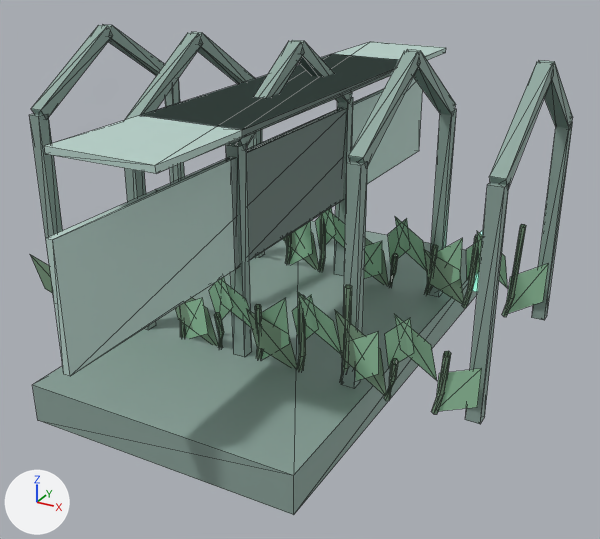
The glTF model public/models/midground/verdant-greenhouse.glb, before and after one commit.
The view is the same before and after, from a camera (50 mm lens) standing at (4.53, -8.15, 5.07) and looking at (0.19, -0.26, 1.12). Every picture has the same lights, and +X, +Y and +Z are marked at lower left. The older version comes first. Mesh edges are drawn as thin lines. Vertices at exactly the same position are counted once.

In view in the first picture: 'Verdant greenhouse and leaf canopy'.
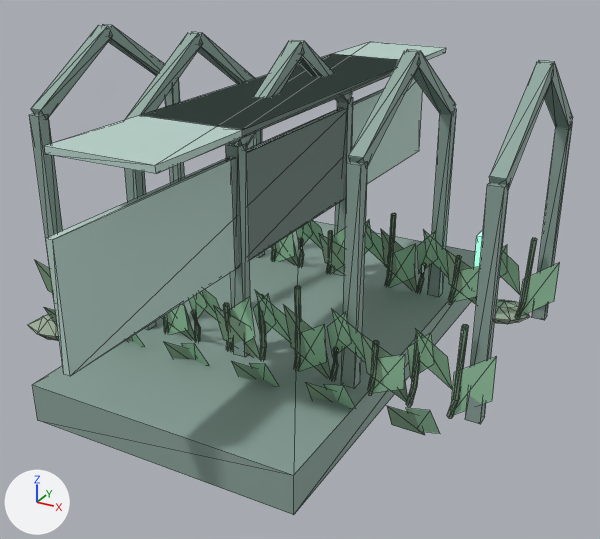
What differs and where, as boxes (x1, y1, x2, y2) in the pictures (600 x 539 px; the box of a moved part takes in the faces that stretch with it):
'Verdant greenhouse and leaf canopy', reshaped
    before: (29, 24, 573, 515)
    after: (28, 24, 573, 515)
part 1 of me_verdant_greenhouse_and_leaf_canopy, added
    after: (406, 333, 423, 407)
part 2 of me_verdant_greenhouse_and_leaf_canopy, moved or reshaped (not visible before)
    after: (447, 324, 469, 418)
part 3 of me_verdant_greenhouse_and_leaf_canopy, added
    after: (448, 255, 461, 304)
part 4 of me_verdant_greenhouse_and_leaf_canopy, added
    after: (515, 238, 537, 319)
part 5 of me_verdant_greenhouse_and_leaf_canopy, rebuilt
    before: (353, 331, 379, 381)
    after: (331, 309, 365, 362)
part 6 of me_verdant_greenhouse_and_leaf_canopy, rebuilt (36% taller)
    before: (437, 368, 482, 411)
    after: (451, 356, 497, 415)
part 7 of me_verdant_greenhouse_and_leaf_canopy, rebuilt (39% narrower, 31% shorter)
    before: (394, 314, 437, 380)
    after: (408, 333, 434, 378)
part 8 of me_verdant_greenhouse_and_leaf_canopy, rebuilt
    before: (286, 221, 312, 264)
    after: (296, 222, 313, 247)
part 9 of me_verdant_greenhouse_and_leaf_canopy, rebuilt
    before: (427, 238, 463, 284)
    after: (423, 230, 448, 277)
part 10 of me_verdant_greenhouse_and_leaf_canopy, rebuilt
    before: (507, 263, 549, 313)
    after: (519, 263, 560, 316)
part 11 of me_verdant_greenhouse_and_leaf_canopy, rebuilt
    before: (477, 231, 508, 289)
    after: (499, 245, 507, 278)
part 12 of me_verdant_greenhouse_and_leaf_canopy, rebuilt
    before: (185, 298, 208, 339)
    after: (168, 303, 189, 334)
part 13 of me_verdant_greenhouse_and_leaf_canopy, rebuilt
    before: (262, 298, 290, 359)
    after: (253, 294, 276, 333)
part 14 of me_verdant_greenhouse_and_leaf_canopy, deleted
    before: (214, 208, 410, 354)
part 15 of me_verdant_greenhouse_and_leaf_canopy, moved or reshaped
    before: (30, 255, 451, 414)
    after: (28, 260, 452, 435)
part 16 of me_verdant_greenhouse_and_leaf_canopy, moved or reshaped
    before: (155, 189, 526, 317)
    after: (271, 213, 530, 324)

Patch to the scene script:
```diff
--- a/public/models/midground/verdant-greenhouse.glb.py
+++ b/public/models/midground/verdant-greenhouse.glb.py
@@ me_verdant_greenhouse_and_leaf_canopy @@
-me_verdant_greenhouse_and_leaf_canopy.from_pydata(...)  # 728 vertices, 872 faces; spans x -2.9..2.78, y -3.89..3.89, z 0.0..3.7
+me_verdant_greenhouse_and_leaf_canopy.from_pydata(...)  # 949 vertices, 1134 faces; spans x -2.86..2.9, y -3.89..3.89, z 0.0..3.7
+# me_verdant_greenhouse_and_leaf_canopy part 1: the loose piece of 18 vertices spanning x 0.69..0.91, y -1.53..-1.21, z 0.36..1.45 is copied, and the copy is scaled about its middle by (0.877, 0.881, 0.887), then moved by (1.27, 0.02, -0.06); it spans x 1.97..2.17, y -1.49..-1.21, z 0.36..1.33
+# me_verdant_greenhouse_and_leaf_canopy part 2: the loose piece of 18 vertices spanning x -1.91..-1.69, y 0.95..1.27, z 0.36..1.68 is scaled about its middle by (0.877, 0.881, 0.883), then moved by (4.31, -2.46, -0.07)
+# me_verdant_greenhouse_and_leaf_canopy part 3: the loose piece of 18 vertices spanning x 1.21..1.43, y 0.96..1.27, z 0.36..1.22 is copied, and the copy is scaled about its middle by (0.877, 0.881, 0.892), then moved by (0.31, 0.02, -0.04); it spans x 1.53..1.73, y 0.99..1.27, z 0.36..1.13
+# me_verdant_greenhouse_and_leaf_canopy part 4: the loose piece of 18 vertices spanning x 2.25..2.47, y 0.95..1.27, z 0.36..1.68 is copied, and the copy is scaled about its middle by (0.877, 0.881, 0.883), then moved by (0.15, 0.02, -0.07); it spans x 2.41..2.61, y 0.99..1.27, z 0.36..1.53
+# me_verdant_greenhouse_and_leaf_canopy part 5: the loose piece of 4 vertices spanning x 1.24..1.74, y -1.5..-1.24, z 0.37..1.27 is rebuilt with 4 vertices and now spans x 1.26..1.56, y -1.58..-1.24, z 0.68..1.44
+# me_verdant_greenhouse_and_leaf_canopy part 6: the loose piece of 4 vertices spanning x 2.28..2.78, y -1.5..-1.24, z 0.37..1.15 is rebuilt with 4 vertices and now spans x 2.44..2.9, y -1.48..-1.24, z 0.37..1.3
+# me_verdant_greenhouse_and_leaf_canopy part 7: the loose piece of 4 vertices spanning x 1.94..2.28, y -1.62..-1.24, z 0.73..1.56 is rebuilt with 4 vertices and now spans x 2.0..2.3, y -1.58..-1.24, z 0.68..1.44
+# me_verdant_greenhouse_and_leaf_canopy part 8: the loose piece of 4 vertices spanning x -0.84..-0.34, y 0.98..1.24, z 0.37..1.27 is rebuilt with 4 vertices and now spans x -0.64..-0.34, y 0.9..1.24, z 0.68..1.44
+# me_verdant_greenhouse_and_leaf_canopy part 9: the loose piece of 4 vertices spanning x 1.24..1.74, y 0.98..1.24, z 0.37..1.39 is rebuilt with 4 vertices and now spans x 1.26..1.56, y 0.9..1.24, z 0.68..1.44
+# me_verdant_greenhouse_and_leaf_canopy part 10: the loose piece of 4 vertices spanning x 2.28..2.78, y 0.98..1.24, z 0.37..1.27 is rebuilt with 4 vertices and now spans x 2.44..2.9, y 1.0..1.24, z 0.37..1.3
+# me_verdant_greenhouse_and_leaf_canopy part 11: the loose piece of 4 vertices spanning x 1.94..2.28, y 0.86..1.24, z 0.73..1.56 is rebuilt with 4 vertices and now spans x 2.0..2.3, y 0.9..1.24, z 0.68..1.44
+# me_verdant_greenhouse_and_leaf_canopy part 12: the loose piece of 4 vertices spanning x -0.84..-0.34, y -1.5..-1.24, z 0.37..1.15 is rebuilt with 4 vertices and now spans x -1.08..-0.62, y -1.48..-1.24, z 0.37..1.08
+# me_verdant_greenhouse_and_leaf_canopy part 13: the loose piece of 4 vertices spanning x 0.2..0.7, y -1.5..-1.24, z 0.37..1.39 is rebuilt with 4 vertices and now spans x 0.24..0.54, y -1.58..-1.24, z 0.68..1.44
+# me_verdant_greenhouse_and_leaf_canopy part 14: 9 loose pieces with 50 vertices, spanning x -1.39..1.24, y -1.62..1.27, z 0.36..1.56, are deleted
+# me_verdant_greenhouse_and_leaf_canopy part 15: 193 vertices moved from x -2.9..2.47, y -1.53..-1.21, z 0.36..1.68 to x -2.86..1.73, y -1.49..-1.21, z 0.36..1.53; 8 vertices removed from x -0.32..2.1, y -1.62..-1.24, z 0.73..1.56; 134 vertices added at x -2.85..2.51, y -1.93..-1.23, z 0.16..1.44
+# me_verdant_greenhouse_and_leaf_canopy part 16: 153 vertices moved from x -2.9..2.47, y 0.95..1.27, z 0.36..1.68 to x -2.86..0.85, y 0.99..1.27, z 0.36..1.53; 16 vertices removed from x -2.87..2.1, y 0.86..1.24, z 0.37..1.56; 89 vertices added at x -1.52..2.54, y 0.9..1.77, z 0.18..1.44
+# other edits to the shape of me_verdant_greenhouse_and_leaf_canopy do not show in these pictures
 me_verdant_greenhouse_and_leaf_canopy.materials.append(mat_oxided_structural_alloy)
@@ me_verdant_greenhouse_and_leaf_canopy @@
 me_verdant_greenhouse_and_leaf_canopy.materials.append(mat_spore_lamps)
+me_verdant_greenhouse_and_leaf_canopy.materials.append(mat_mossy_boulder)  # grey #a0b19c
```
